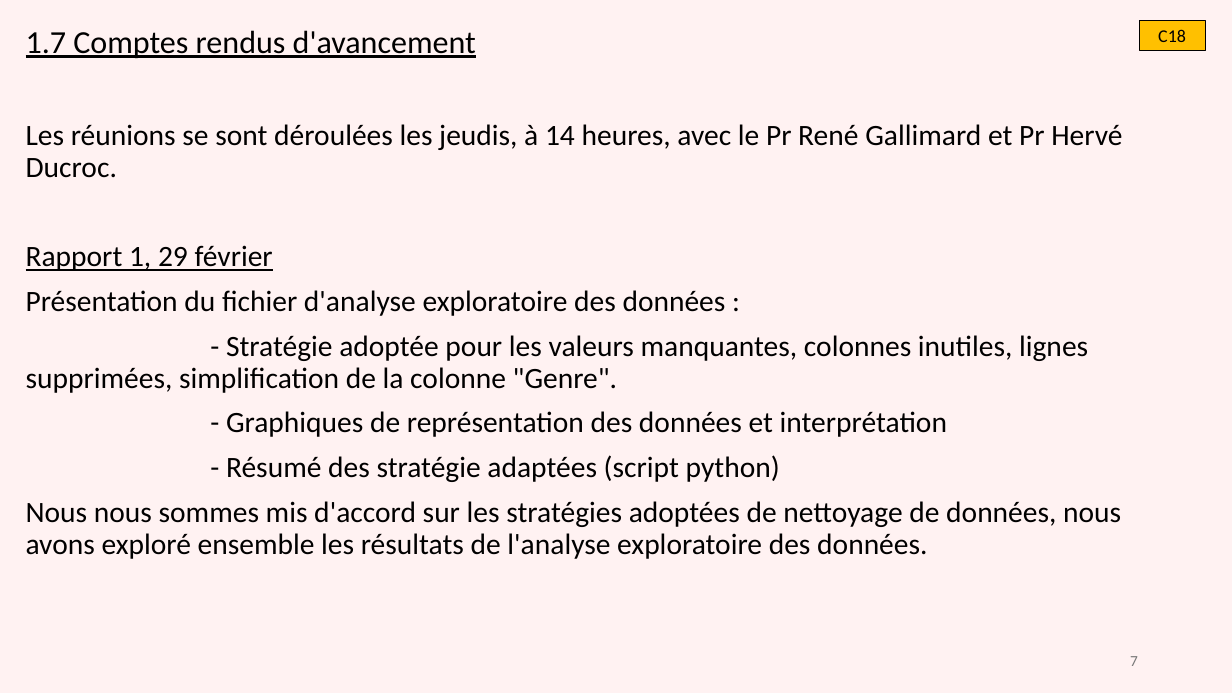
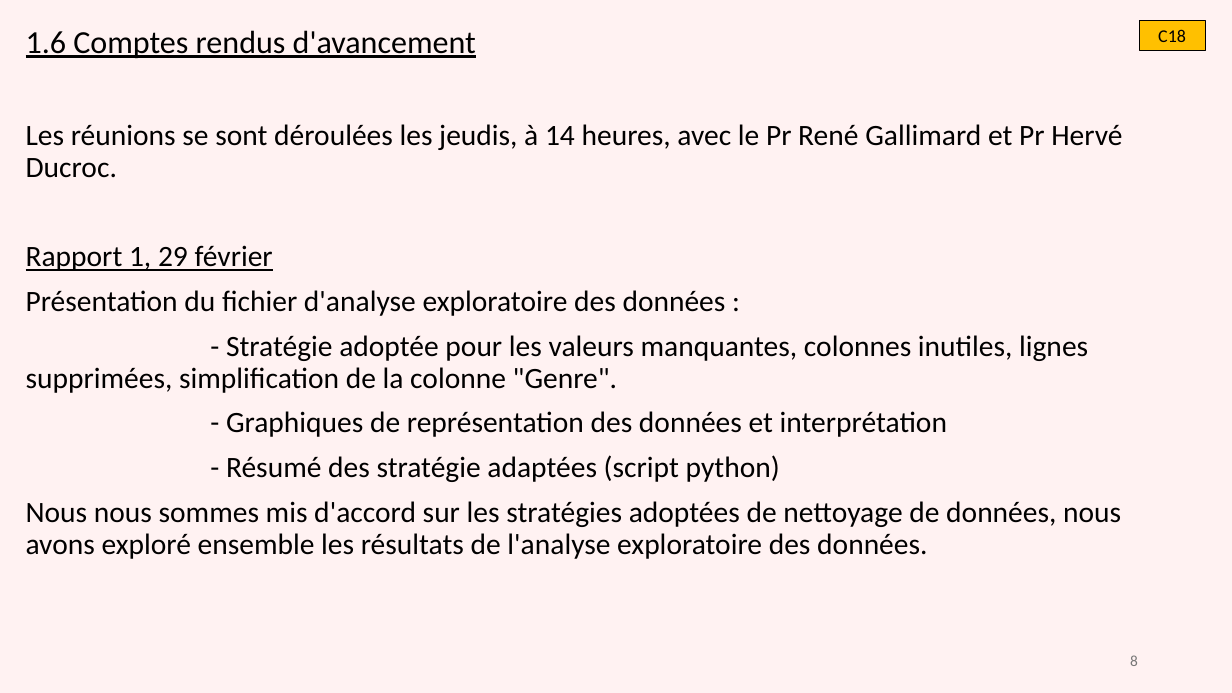
Before and after one commit to gdaume24/Projet-chef-oeuvre, a slide deck: slide 8 of E1/diapo.PPTX (slide 7 before the commit). Drawn at 1232x693 pixels with LibreOffice and Linux fonts; fonts in the diff are those of the drawing. Boxes give left, top, right and bottom in pixels: in the first picture for what was removed or moved away, otherwise in the second. Text is boxed around its words. In the diff, an @@ line names an element or a change of style, - is before the commit and + after.

```diff
--- a/E1/diapo.PPTX
+++ b/E1/diapo.PPTX
@@ text at bbox=[26, 30, 476, 59]: text changed @@
-1.7 Comptes rendus d'avancement
+1.6 Comptes rendus d'avancement
@@ page number at bbox=[1130, 655, 1138, 666]: text changed @@
-7
+8
```
Also in this commit, not shown: 12 other slides changed, 2 slides added, 2 slides removed, 4 other files.
